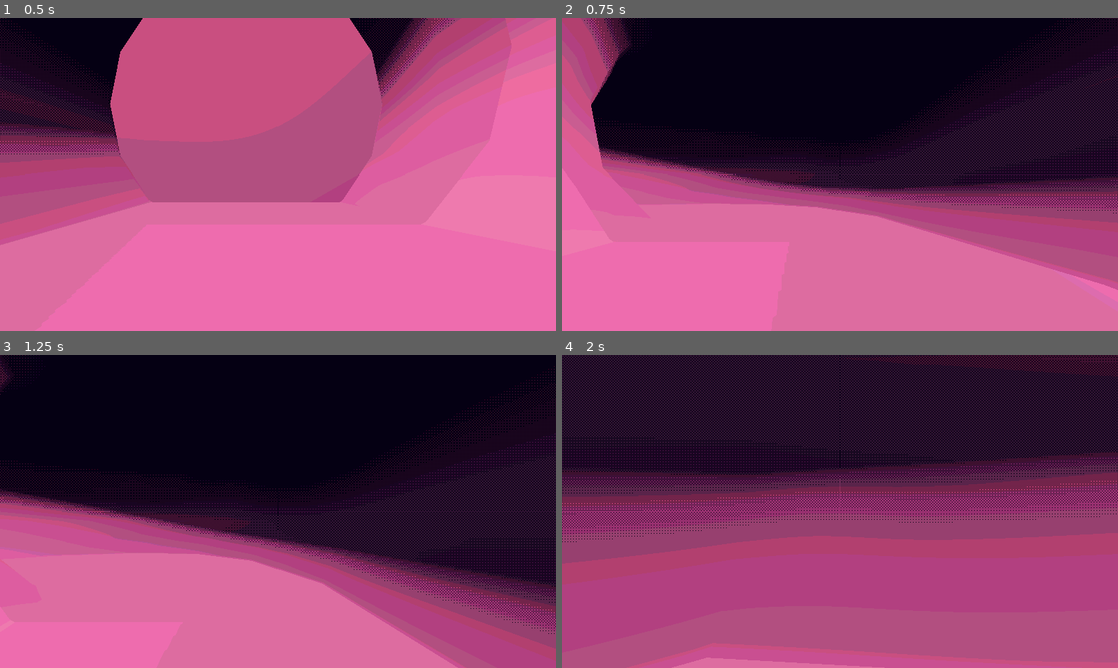
Above: before the commit, frames 1-4 (two rows, left to right).
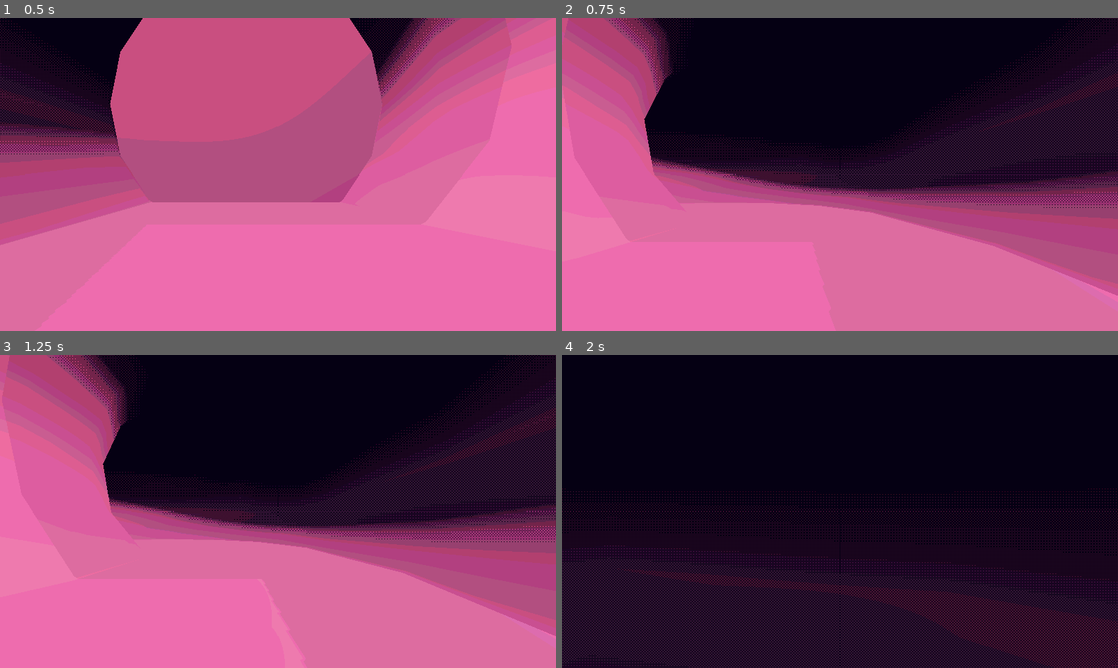
Above: after the commit, the same moments.

Repository: felixjacknife3-hash/gAME
Game: Godot game, scene res://world_map_blockout.tscn
The game is run twice, just before and just after one commit, with the same random seed, the same clock (stepped at 60 frames per second) and the same inputs. This scene is started directly instead of the project's main scene.
Inputs (mouse positions are in pixels of both pictures, inside the frame that each line leads up to):
- Up to frame 1 (0.5 s): no input
- Up to frame 2 (0.75 s): move the mouse to (867, 174) at 0.52 s; press the mouse at (867, 174) at 0.53 s; hold W (Forward) from 0.53 s (still down)
- Up to frame 3 (1.25 s): keep holding W (Forward); tap Space (Jump) at 0.77 s
- Up to frame 4 (2 s): keep holding W (Forward); move the mouse to (812, 511) at 1.27 s; release the mouse at (812, 511) at 1.28 s; click (812, 511) at 1.35 s; tap Space (Jump) at 1.52 s

Frame 1 is identical in both runs. In frame 2, 7.5% of the frame differs, in the area x 0-100%, y 0-89%; in frame 3, 36%; in frame 4, 73%, in the area x 0-100%, y 0-100%.

Commit message:
more shit

Diff:
--- a/Scenes/Player.tscn
+++ b/Scenes/Player.tscn
@@ -63,8 +63,8 @@
 cam = NodePath("../HeadNode/Camera3D")
 character = NodePath("..")
 debound = 0.15
-recoilMulti = 80.0
-maxRecoilRange = 25.0
+recoilMulti = 120.0
+maxRecoilRange = 60.0
 metadata/_custom_type_script = "uid://b783m6ebnmfie"
 
 [node name="Controllers" type="Node" parent="." unique_id=155877833]
--- a/Scripts/Components/ShootComponent.gd
+++ b/Scripts/Components/ShootComponent.gd
@@ -31,9 +31,11 @@
 
 		if distToPos <= maxRecoilRange:
 			var recoil = -dir # opposite direction
+			recoil = recoil.normalized()
+			print(recoil.length())
 			recoil *= recoilMulti
 			recoil *= percent
-
+			print("length: ", recoil.length(), ", ", "y: ", recoil.y, ", ", "x: ", recoil.x, ", ", "z: ", recoil.z)
 			character.velocity += recoil
 
 func ray(length: float) -> Dictionary:
